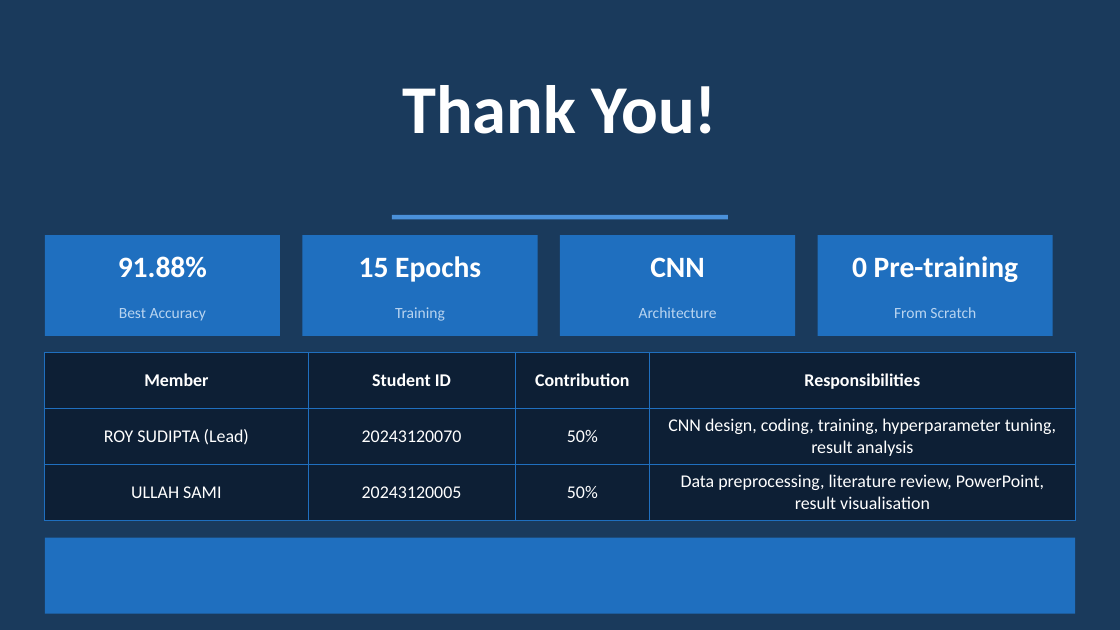
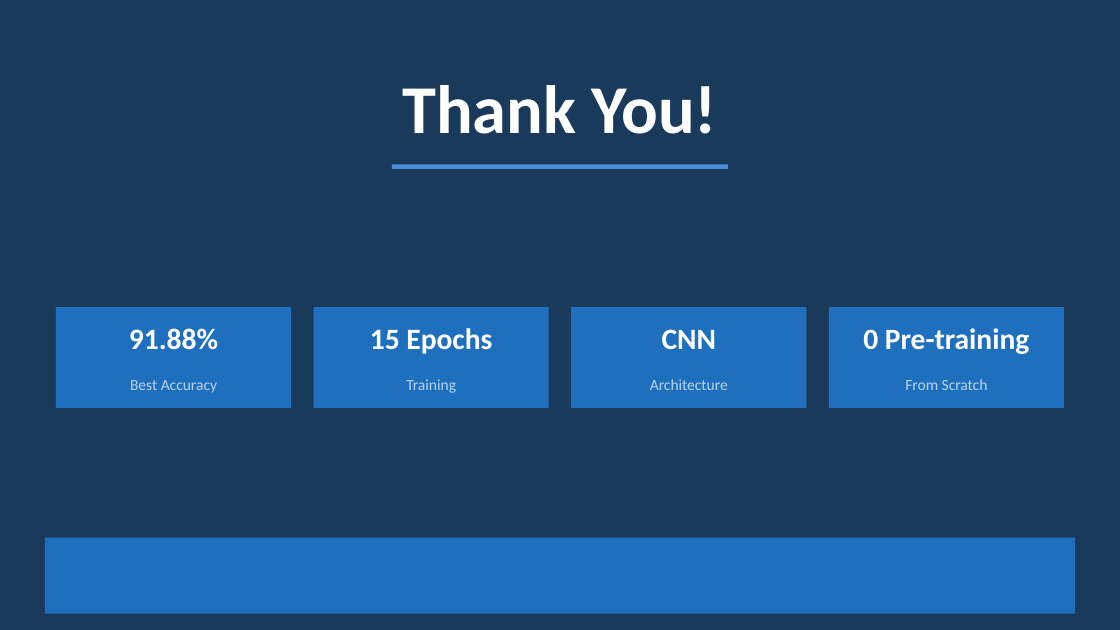
Before and after one commit to Shudipto-creator/SVHN-Image-Classification-using-CNN, a slide deck: slide 19 of SVHN_CNN_Presentation.pptx. Drawn at 1120x630 pixels with LibreOffice and Linux fonts; fonts in the diff are those of the drawing. Boxes give left, top, right and bottom in pixels: in the first picture for what was removed or moved away, otherwise in the second. Text is boxed around its words. In the diff, an @@ line names an element or a change of style, - is before the commit and + after.

Commit message:
update ppt

```diff
--- a/SVHN_CNN_Presentation.pptx
+++ b/SVHN_CNN_Presentation.pptx
@@ rectangle: place and size @@
-rectangle at bbox=[392, 215, 728, 220]
+rectangle at bbox=[392, 165, 728, 169]
@@ 8 texts, 4 rectangles: place and size @@
-8 texts, 4 rectangles at bbox=[45, 235, 1053, 336]
+8 texts, 4 rectangles at bbox=[56, 307, 1064, 408]
@@ table removed at bbox=[45, 353, 1075, 526], 3 rows, 4 columns @@
-Member | Student ID | Contribution | Responsibilities
-ROY SUDIPTA (Lead) | 20243120070 | 50% | CNN design, coding, training, hyperparameter tuning, result analysis
-ULLAH SAMI | 20243120005 | 50% | Data preprocessing, literature review, PowerPoint, result visualisation
```
Also in this commit, not shown: 3 other slides changed, 1 other file.
